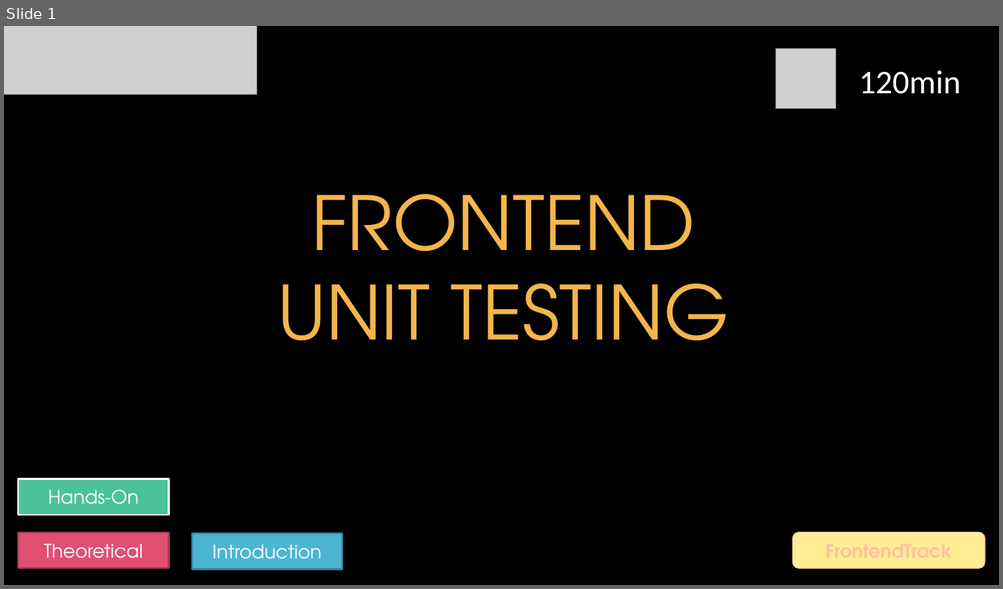
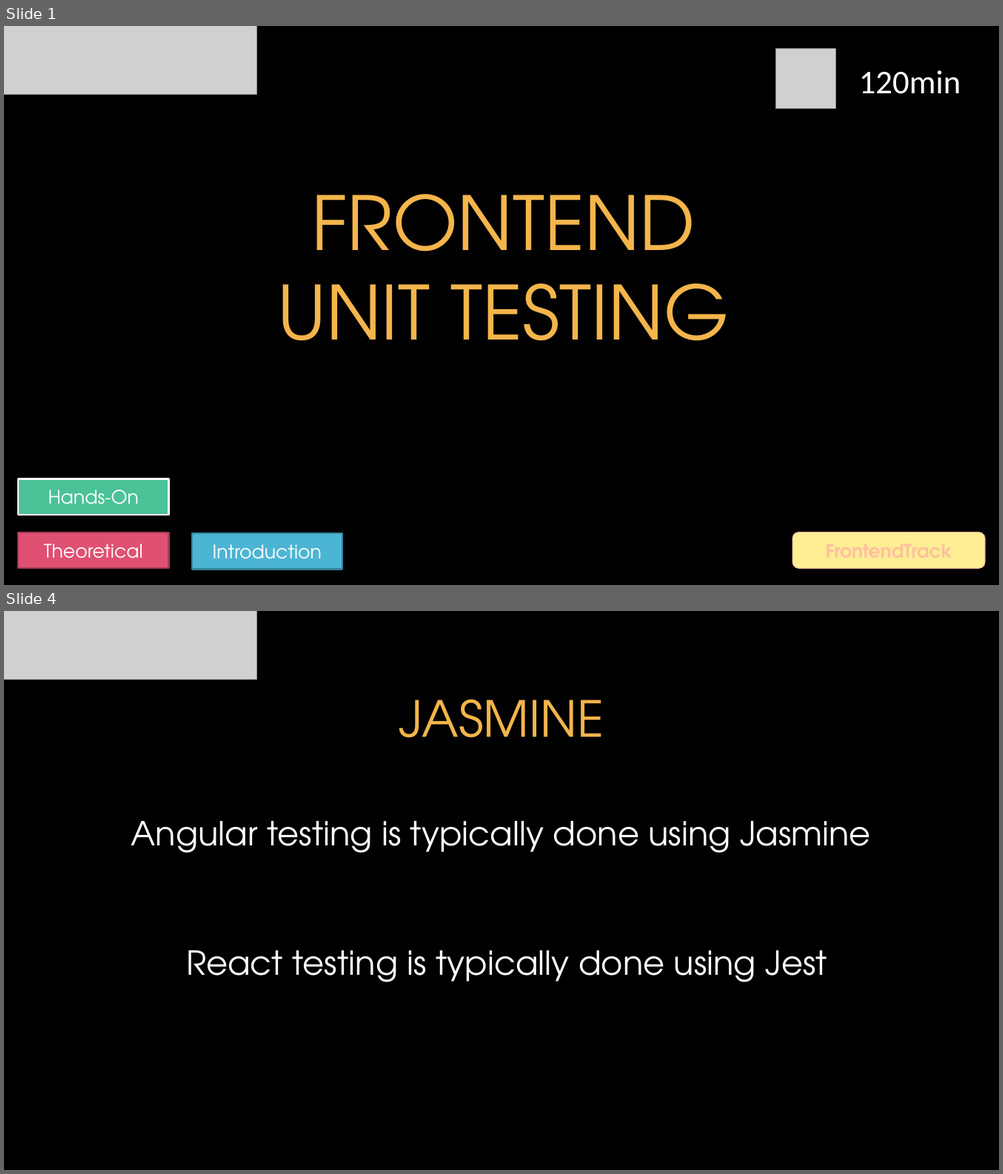
Before and after one commit to itenium-be/Frontend-UnitTesting, a slide deck: Frontend-UnitTesting.pptx. Shown one above the other, each under a label of ours: slide 1 before the commit, slides 1 and 4 after it; the slides between them are not shown. The pictures are 1003x589 and 1003x1174 pixels, drawn with LibreOffice and Linux fonts; fonts in the diff are those of the drawing; grey boxes stand for pictures; background and template pictures are left out. Boxes give left, top, right and bottom in pixels: in the first picture for what was removed or moved away, otherwise in the second. Text is boxed around its words. In the diff, an @@ line names an element or a change of style, - is before the commit and + after.

Commit message:
update pptx - part 1 Jest

```diff
--- a/Frontend-UnitTesting.pptx
+++ b/Frontend-UnitTesting.pptx
@@ slide 4 added at (4,611,999,1170), background picture (left out) @@
@@ picture added at (4,611,256,680) @@
@@ title added at (399,699,603,738), 48 pt, text #F4B54B @@
+JASMINE
@@ text added at (131,821,871,853), 32 pt, text #FFFFFF @@
+Angular testing is typically done using Jasmine
@@ text added at (186,951,827,982), 32 pt, text #FFFFFF @@
+React testing is typically done using Jest
```
Also in this commit, not shown: 1 slide changed, 23 other slides added.
